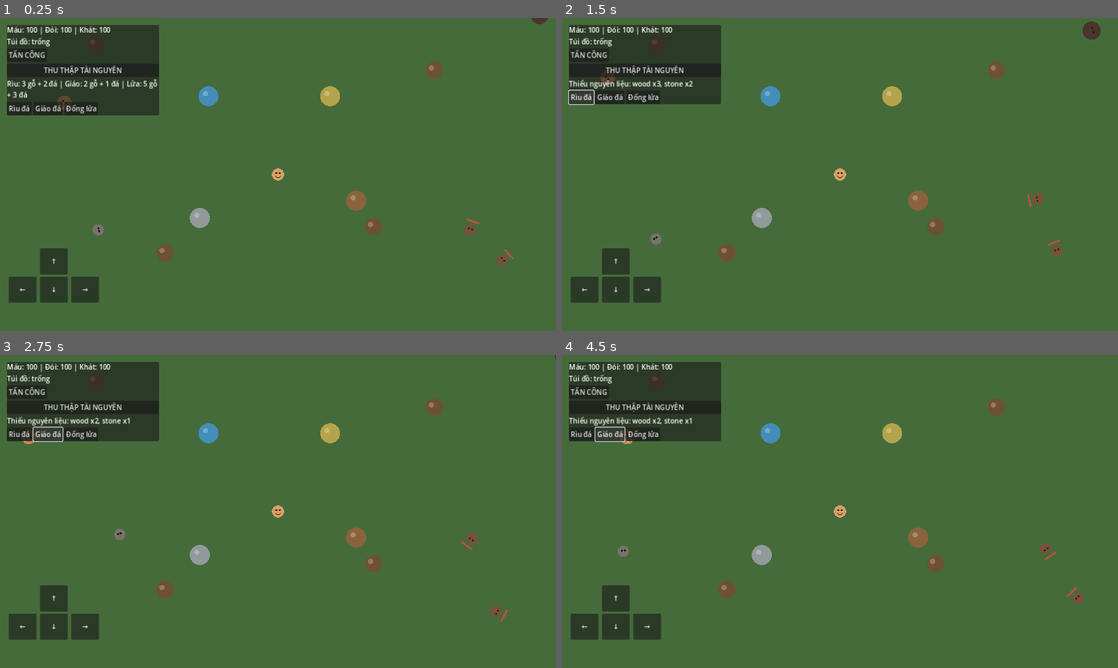
Above: before the commit, frames 1-4 (two rows, left to right).
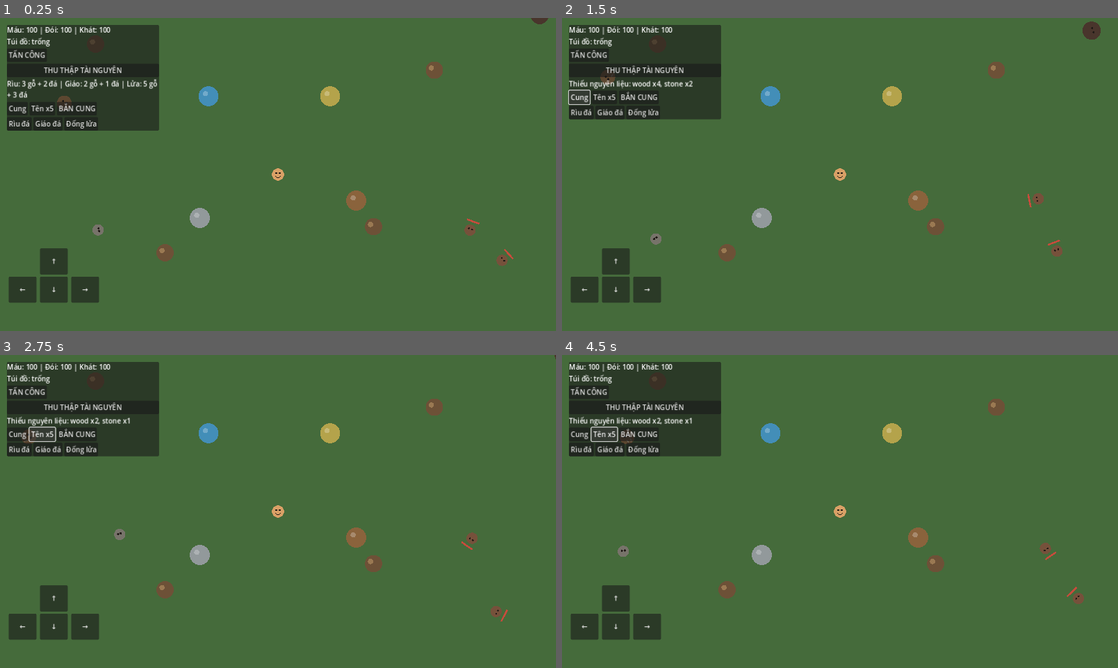
Above: after the commit, the same moments.

Repository: khanhhkt8-hub/Bo-Lac-Tien-Su.
Game: Godot game, scene res://Scenes/Main.tscn
Same seed, same stepped clock (60 frames per second), same inputs: the game is played once before the commit and once after it.
Inputs (mouse positions are in pixels of both pictures, inside the frame that each line leads up to):
- Up to frame 1 (0.25 s): no input
- Up to frame 2 (1.5 s): click (578, 108) at 0.5 s, where only the run after the commit has a clickable "Cung"; click (578, 96) at 1.25 s, where only the run after the commit has a clickable "Cung"
- Up to frame 3 (2.75 s): click (44, 433) at 2 s, where only the run after the commit has a clickable "Tên x5"
- Up to frame 4 (4.5 s): click (639, 433) at 2.75 s, where only the run after the commit has a clickable "BẮN CUNG"; click "TẤN CÔNG" at 3.5 s; click (606, 445) at 4.25 s, where only the run after the commit has a clickable "Tên x5"

The runs differ from the first frame. In frame 1, 1.5% of the frame differs, in the area x 1-29%, y 26-36%; in frame 2, 1.5%; in frame 3, 1.6%, in the area x 1-29%, y 22-33%; in frame 4, 1.6%.

Commit message:
Add bow crafting and shoot controls to mobile HUD

Diff:
--- a/Scripts/UI/SurvivalHUD.gd
+++ b/Scripts/UI/SurvivalHUD.gd
@@ -38,6 +38,14 @@
 	_craft_status.text = "Rìu: 3 gỗ + 2 đá | Giáo: 2 gỗ + 1 đá | Lửa: 5 gỗ + 3 đá"
 	_craft_status.autowrap_mode = TextServer.AUTOWRAP_WORD
 	column.add_child(_craft_status)
+	var ranged_row := HBoxContainer.new()
+	column.add_child(ranged_row)
+	_add_craft_button(ranged_row, "Cung", "bow")
+	_add_craft_button(ranged_row, "Tên x5", "arrows")
+	var shoot_button := Button.new()
+	shoot_button.text = "BẮN CUNG"
+	shoot_button.pressed.connect(_on_shoot_pressed)
+	ranged_row.add_child(shoot_button)
 	var buttons := HBoxContainer.new()
 	column.add_child(buttons)
 	_add_craft_button(buttons, "Rìu đá", "stone_axe")
@@ -89,6 +97,11 @@
 		if not _player.attack_nearby():
 			_craft_status.text = "Không có kẻ địch trong tầm hoặc đang hồi chiêu"
 
+func _on_shoot_pressed() -> void:
+	if _player != null and _player.has_method("shoot_arrow"):
+		if not _player.shoot_arrow():
+			_craft_status.text = "Cần cung, tên và mục tiêu trong tầm bắn"
+
 func _on_gather_pressed() -> void:
 	if _player != null and _player.has_method("gather_nearby"):
 		if not _player.gather_nearby():
